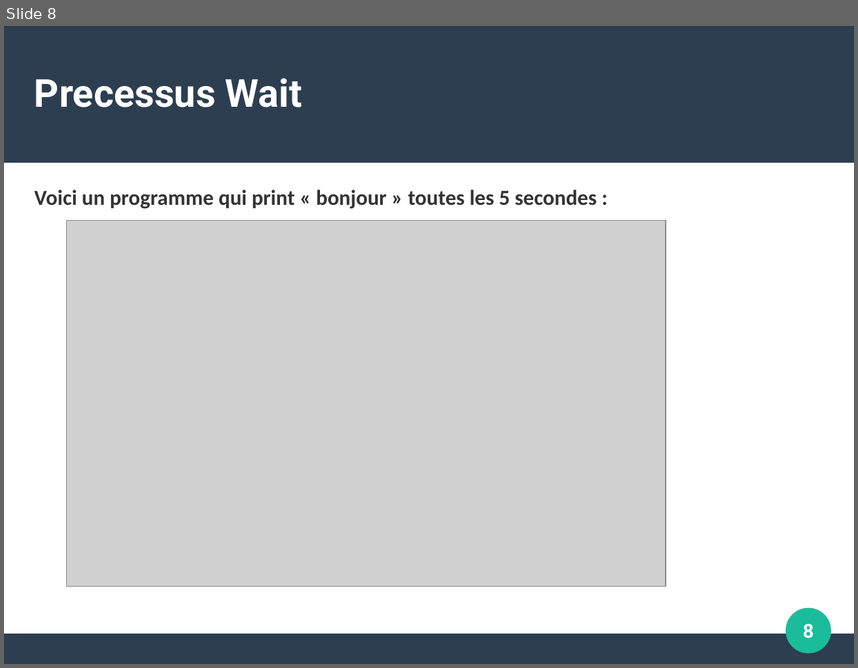
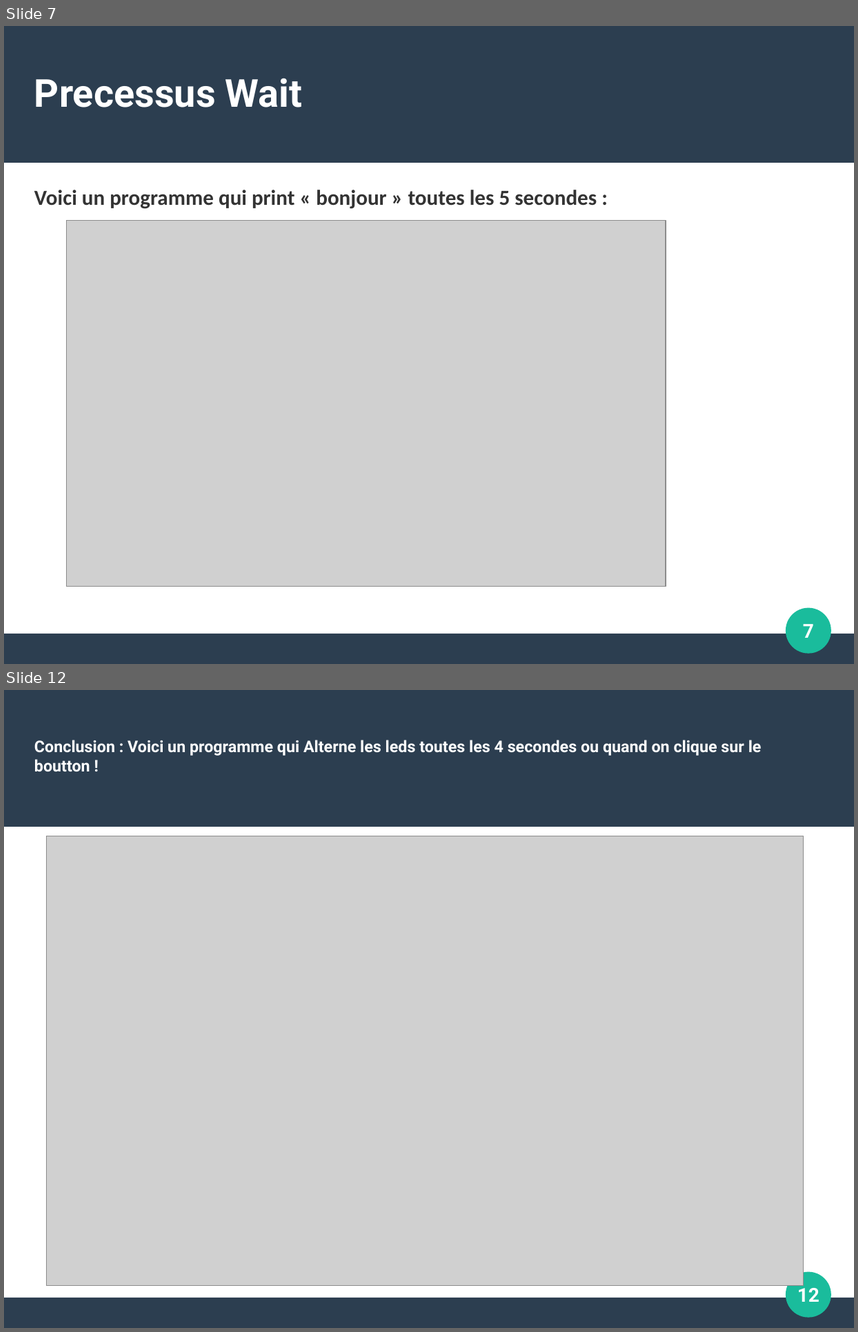
Before and after one commit to Hugo-SEQUIER/ProjetS3, a slide deck: ressources/nos_resumes/programmer_sur_contiki.odp. Shown one above the other, each under a label of ours: slide 8 before the commit, slides 7 and 12 after it; the slides between them are not shown. The pictures are 858x668 and 858x1332 pixels, drawn with LibreOffice and Linux fonts; fonts in the diff are those of the drawing; grey boxes stand for pictures. Boxes give left, top, right and bottom in pixels: in the first picture for what was removed or moved away, otherwise in the second. Text is boxed around its words. In the diff, an @@ line names an element or a change of style, - is before the commit and + after.

```diff
--- a/ressources/nos_resumes/programmer_sur_contiki.odp
+++ b/ressources/nos_resumes/programmer_sur_contiki.odp
@@ slide 12 added at [4, 690, 854, 1328], background #FFFFFF; not listed: 3 template elements that a slide beside it also shows @@
@@ title added at [34, 740, 762, 772], 15 pt, text #FFFFFF, bold @@
+Conclusion : Voici un programme qui Alterne les leds toutes les 4 secondes ou quand on clique sur le boutton !
@@ picture added at [46, 836, 803, 1285] @@
@@ page number added at [797, 1284, 820, 1301], 18 pt, text #FFFFFF, bold @@
+12
@@ what was slide 8 is now slide 7 @@
@@ page number at [803, 624, 814, 637]: text changed @@
-8
+7
```
Also in this commit, not shown: 3 slides changed, 4 other slides added, 2 slides removed, 6 other files.
